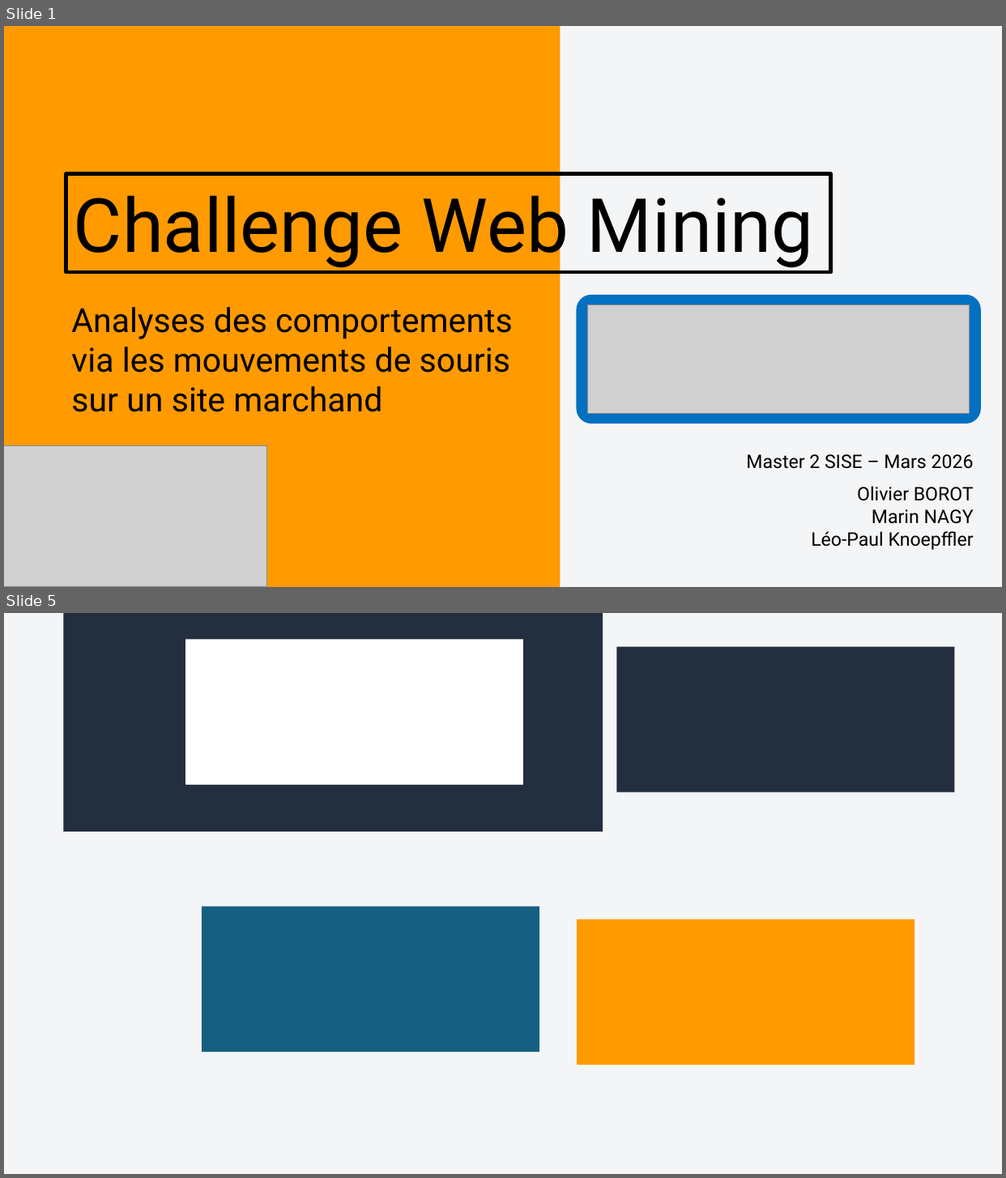
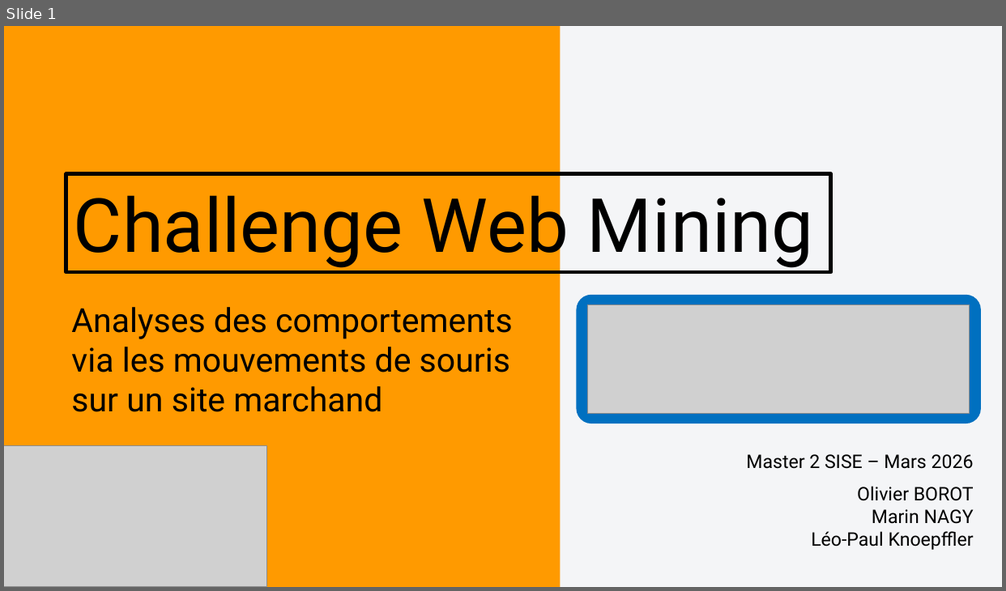
Before and after one commit to OlivierBOROT/SISE-Challenge-WebMining, a slide deck: Présentation_orale.pptx. Shown one above the other, each under a label of ours: slides 1 and 5 before the commit, slide 1 after it; the slides between them are not shown. The pictures are 1006x1178 and 1006x591 pixels, drawn with LibreOffice and Linux fonts; fonts in the diff are those of the drawing; grey boxes stand for pictures. Boxes give left, top, right and bottom in pixels: in the first picture for what was removed or moved away, otherwise in the second. Text is boxed around its words. In the diff, an @@ line names an element or a change of style, - is before the commit and + after.

```diff
--- a/Présentation_orale.pptx
+++ b/Présentation_orale.pptx
@@ slide 5 removed at bbox=[4, 613, 1002, 1174], background #F4F5F7 @@
@@ rectangle removed at bbox=[63, 613, 603, 833] @@
@@ rectangle removed at bbox=[185, 639, 522, 786] @@
@@ rectangle removed at bbox=[617, 647, 955, 793] @@
@@ rectangle removed at bbox=[202, 906, 539, 1053] @@
@@ rectangle removed at bbox=[577, 919, 914, 1065] @@
```
Also in this commit, not shown: 11 slides added, 5 other slides removed.
